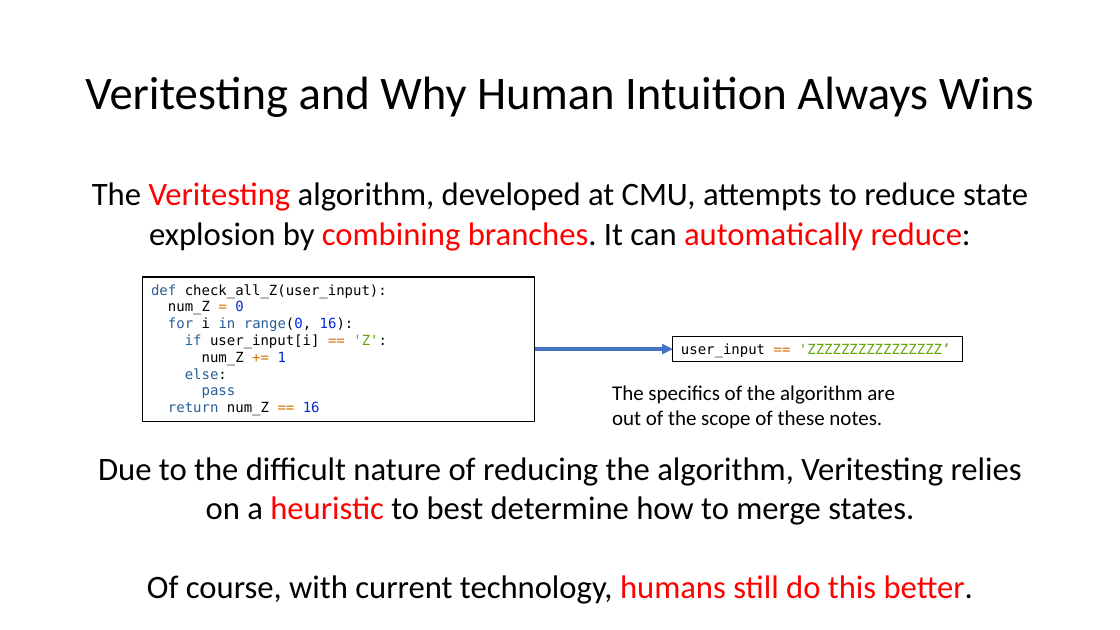
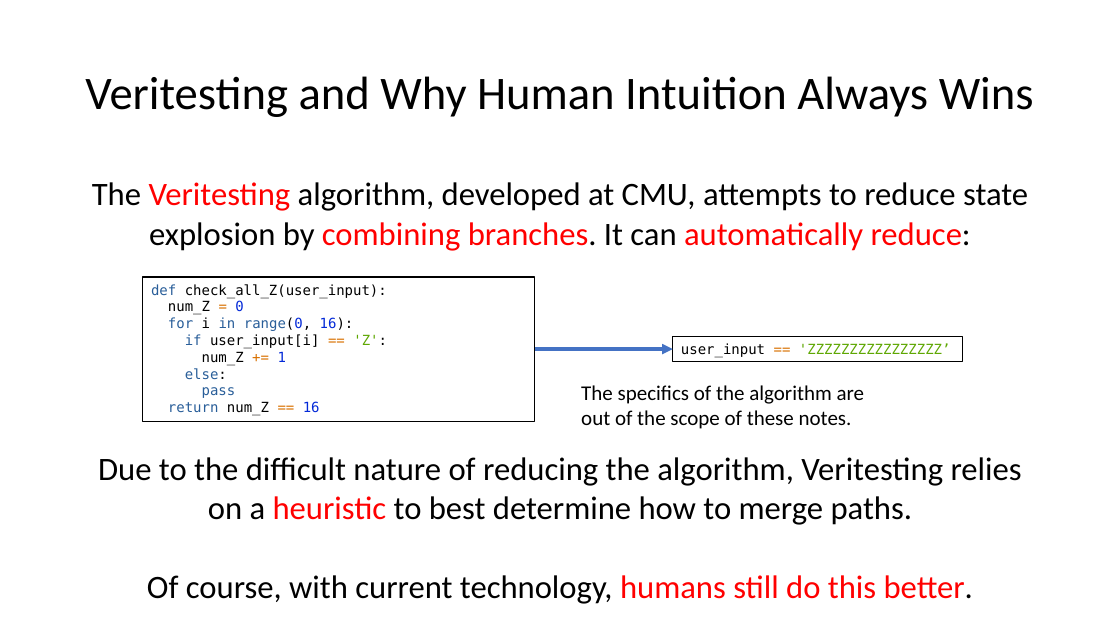
Before and after one commit to jakespringer/angr_ctf, a slide deck: slide 86 of SymbolicExecution.pptx. Drawn at 1120x630 pixels with LibreOffice and Linux fonts; fonts in the diff are those of the drawing. Boxes give left, top, right and bottom in pixels: in the first picture for what was removed or moved away, otherwise in the second. Text is boxed around its words. In the diff, an @@ line names an element or a change of style, - is before the commit and + after.

```diff
--- a/SymbolicExecution.pptx
+++ b/SymbolicExecution.pptx
@@ text "The specifics of the algorithm ...": place and size @@
-text "The specifics of the algorithm ..." at box(612, 385, 895, 429)
+text "The specifics of the algorithm ..." at box(581, 385, 865, 429)
@@ text at box(98, 457, 1022, 525): text changed @@
-Due to the difficult nature of reducing the algorithm, Veritesting relies on a heuristic to best determine how to merge states.
+Due to the difficult nature of reducing the algorithm, Veritesting relies on a heuristic to best determine how to merge paths.
```
Also in this commit, not shown: 12 other slides changed, 21 slides added.
